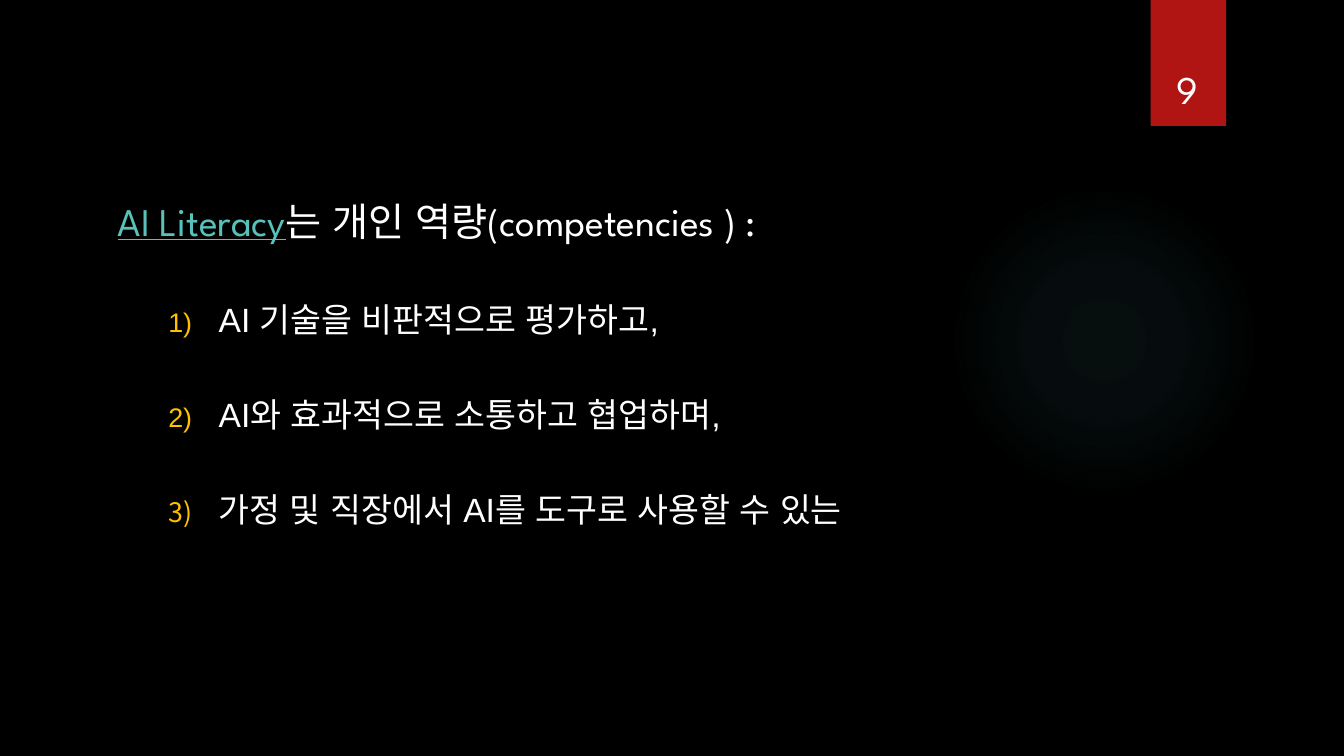
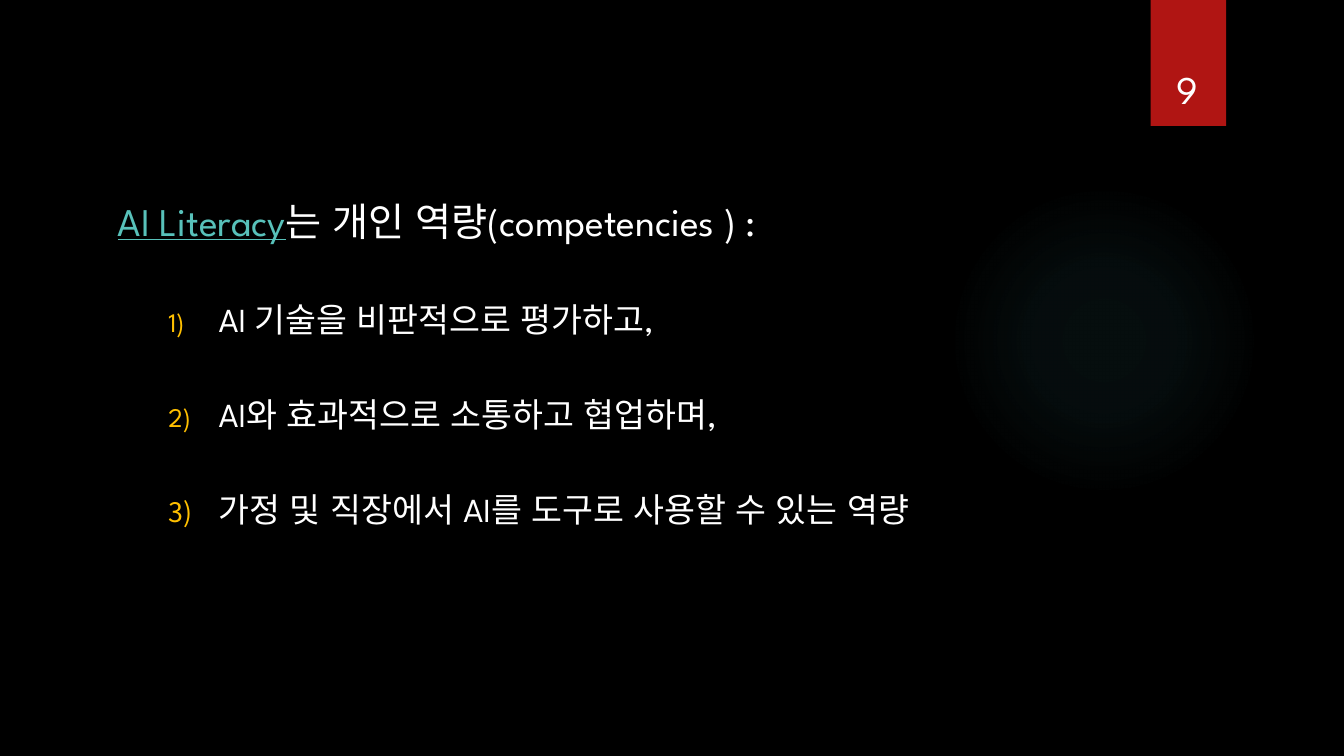
Before and after one commit to ancestor9/Introduction-to-BigData-Analysis, a slide deck: slide 9 of AI 역량강화.pptx. Drawn at 1344x756 pixels with LibreOffice and Linux fonts; fonts in the diff are those of the drawing; background and template pictures are left out. Boxes give left, top, right and bottom in pixels: in the first picture for what was removed or moved away, otherwise in the second. Text is boxed around its words. In the diff, an @@ line names an element or a change of style, - is before the commit and + after.

```diff
--- a/AI 역량강화.pptx
+++ b/AI 역량강화.pptx
@@ text at bbox=[219, 304, 717, 431]: font Arial to League Spartan in "AI 기술을 비판적으로 평가하고,", "AI와 효과적으로 소통하고 협업하며," @@
@@ text at bbox=[219, 494, 909, 525]: text changed; font Arial to League Spartan @@
-  3) 가정 및 직장에서 AI를 도구로 사용할 수 있는
+  3) 가정 및 직장에서 AI를 도구로 사용할 수 있는 역량
```
Also in this commit, not shown: 37 other slides changed, 6 slides added, 1 slide removed, 1 other file.
